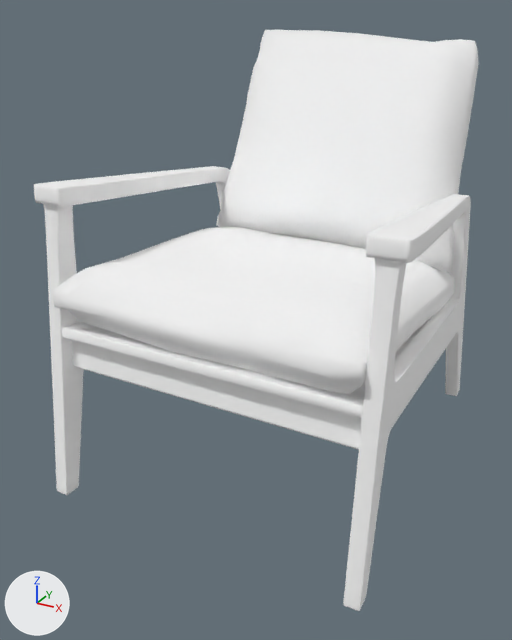
The glTF model public/media/furniture/armchair.glb as it was, and as the next commit left it.
The view is the same before and after, from a 50 mm camera at (0.717, -1.501, 1.077) aimed at (-0.055, -0.098, 0.376). The lights are fixed; the arrows at lower left show +X, +Y and +Z. The picture after the commit comes second. Where no turn or scale is listed for an object, it has been applied to the vertices.

Before the edit, the objects in view are built like this:
```python
me_cube_007 = bpy.data.meshes.new('Cube.007')
me_cube_007.from_pydata(...)  # 1520 vertices, 2997 faces; spans x -0.41..0.41, y -0.493..0.493, z -0.511..0.511
# faces by material slot: [1885, 1112]
me_cube_007.materials.append(mat_oak)  # white #ffffff
me_cube_007.materials.append(mat_fabric)  # white #ffffff
ob_modern_arm_chair_01 = bpy.data.objects.new('modern_arm_chair_01', me_cube_007)
ob_modern_arm_chair_01.location = (0.0, 0.0, 0.511)
```
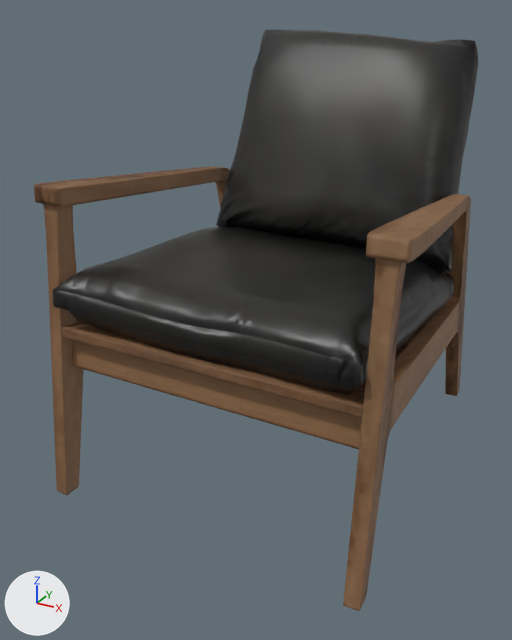
The change, as a list of edits to the scene's bpy script:
```text
Add img_modern_arm_chair_01_legs_nor_gl:
    img_modern_arm_chair_01_legs_nor_gl = load_image('modern_arm_chair_01_legs_nor_gl', '_unpacked/modern_arm_chair_01_legs_nor_gl', 512, 512, 'Non-Color')
Add img_modern_arm_chair_01_legs_diff:
    img_modern_arm_chair_01_legs_diff = load_image('modern_arm_chair_01_legs_diff', '_unpacked/modern_arm_chair_01_legs_diff', 512, 512, 'sRGB')
Add img_modern_arm_chair_01_legs_metal_modern_arm_chair_01_legs_rough:
    img_modern_arm_chair_01_legs_metal_modern_arm_chair_01_legs_rough = load_image('modern_arm_chair_01_legs_metal-modern_arm_chair_01_legs_rough', '_unpacked/modern_arm_chair_01_legs_metal-modern_arm_chair_01_legs_rough', 512, 512, 'Non-Color')
Add img_modern_arm_chair_01_pillow_nor_gl:
    img_modern_arm_chair_01_pillow_nor_gl = load_image('modern_arm_chair_01_pillow_nor_gl', '_unpacked/modern_arm_chair_01_pillow_nor_gl', 512, 512, 'Non-Color')
Add img_modern_arm_chair_01_pillow_metal_modern_arm_chair_01_pillow_rough:
    img_modern_arm_chair_01_pillow_metal_modern_arm_chair_01_pillow_rough = load_image('modern_arm_chair_01_pillow_metal-modern_arm_chair_01_pillow_rough', '_unpacked/modern_arm_chair_01_pillow_metal-modern_arm_chair_01_pillow_rough', 512, 512, 'Non-Color')
Add img_modern_arm_chair_01_pillow_diff:
    img_modern_arm_chair_01_pillow_diff = load_image('modern_arm_chair_01_pillow_diff', '_unpacked/modern_arm_chair_01_pillow_diff', 512, 512, 'sRGB')
Add mat_modern_arm_chair_01_legs:
    mat_modern_arm_chair_01_legs = bpy.data.materials.new('modern_arm_chair_01_legs')
    # uses the picture img_modern_arm_chair_01_legs_diff
    # uses the picture img_modern_arm_chair_01_legs_metal_modern_arm_chair_01_legs_rough
    # uses the picture img_modern_arm_chair_01_legs_nor_gl
Add mat_modern_arm_chair_01_pillow:
    mat_modern_arm_chair_01_pillow = bpy.data.materials.new('modern_arm_chair_01_pillow')
    # uses the picture img_modern_arm_chair_01_pillow_diff
    # uses the picture img_modern_arm_chair_01_pillow_metal_modern_arm_chair_01_pillow_rough
    # uses the picture img_modern_arm_chair_01_pillow_nor_gl
Change me_cube_007:
    used by ob_modern_arm_chair_01
    remove me_cube_007.from_pydata(...)  # 1520 vertices, 2997 faces; spans x -0.41..0.41, y -0.493..0.493, z -0.511..0.511
    add me_cube_007.from_pydata(...)  # 3027 vertices, 5999 faces; spans x -0.41..0.41, y -0.493..0.493, z -0.511..0.511
    me_cube_007 part 1: 4 vertices moved within x -0.358..0.392, y -0.493..-0.491, z -0.508; 11 vertices removed from x -0.391..0.354, y -0.462..0.443, z -0.412..0.183; 1518 vertices added at x -0.41..0.41, y -0.493..0.493, z -0.511..0.509
    me_cube_007 part 2: 863 faces spanning x -0.41..0.41, y -0.493..0.478, z -0.511..0.358 switch from mat_oak (white #ffffff) to mat_modern_arm_chair_01_legs
    me_cube_007 part 3: 332 faces spanning x -0.358..0.354, y -0.466..0.493, z -0.164..0.511 switch from mat_fabric (white #ffffff) to mat_modern_arm_chair_01_pillow
```

Where the change shows, as pixel boxes (x1, y1, x2, y2) in the pictures (512 x 640 px):
part 1 of me_cube_007, built on: before (46, 168, 471, 611); after (34, 30, 478, 611)
part 2 of me_cube_007, recoloured: (34, 179, 467, 469) in both
part 3 of me_cube_007, recoloured: (53, 30, 477, 394) in both
